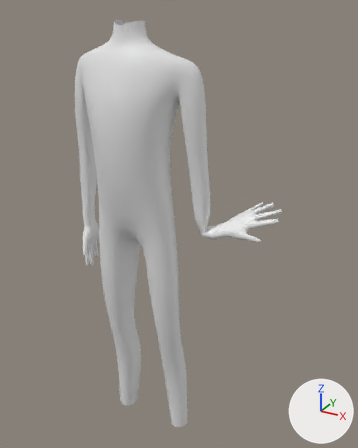
The Blender file Assets/Models/HuamenWIP.blend as it was, and as the next commit left it.
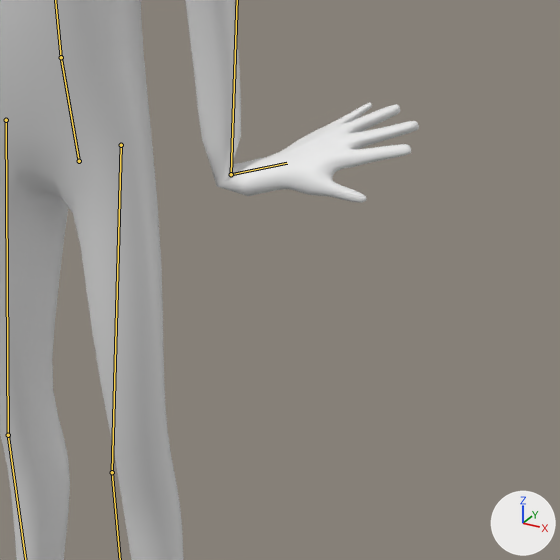
Old and new are each drawn whole from a 50 mm camera at (0.914, -1.347, 1.748) aimed at (0.122, 0.093, 1.029) and again close up on the part from 32% to 95% of the width and 36% to 86% of the height. Every picture has the same lights, and +X, +Y and +Z are marked at lower right. Both versions are drawn at the pose saved in each file; the numbers are the values there. The bones that bend it are drawn over the model as lines in the close-ups.
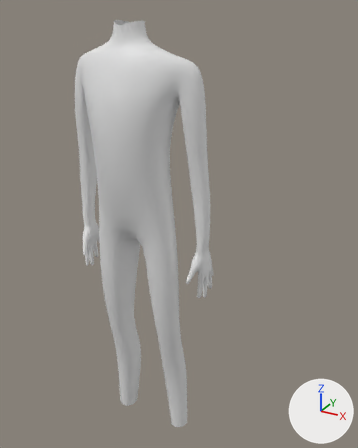
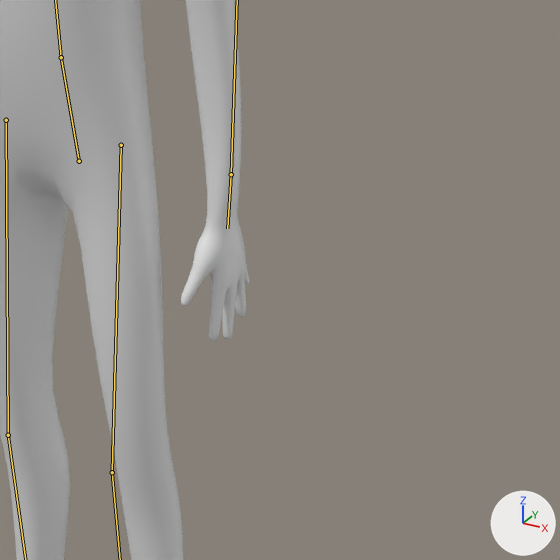
Location of each change, (x1, y1, x2, y2) in pixels of the close-ups (560 x 560 px):
'Cube', posed: before (0, 0, 419, 560); after (0, 0, 250, 560)
bone 'hand.L', root to tip: before (231, 174) to (287, 163); after (231, 174) to (227, 228)

What the commit changed:
Bone 'hand.L' (bone_hand_l) turns from (-101, -21, -28) to (0, 0, 0) degrees about its own x, y and z.
